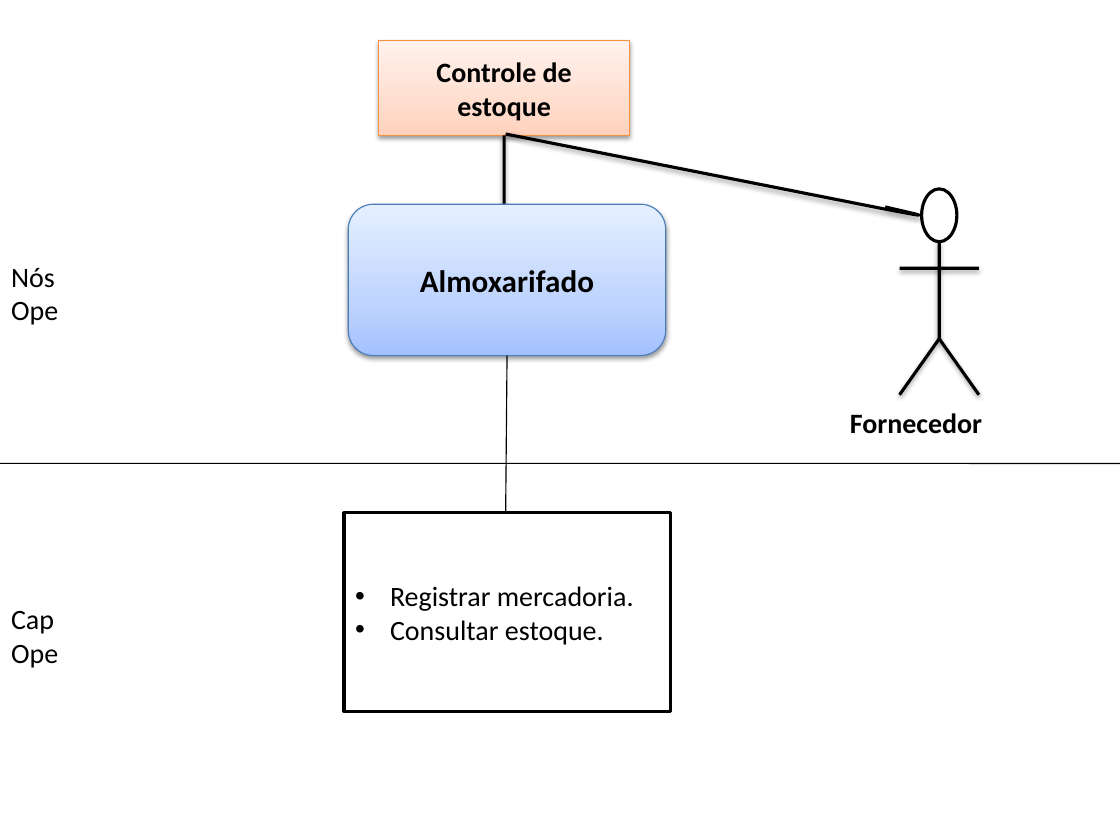
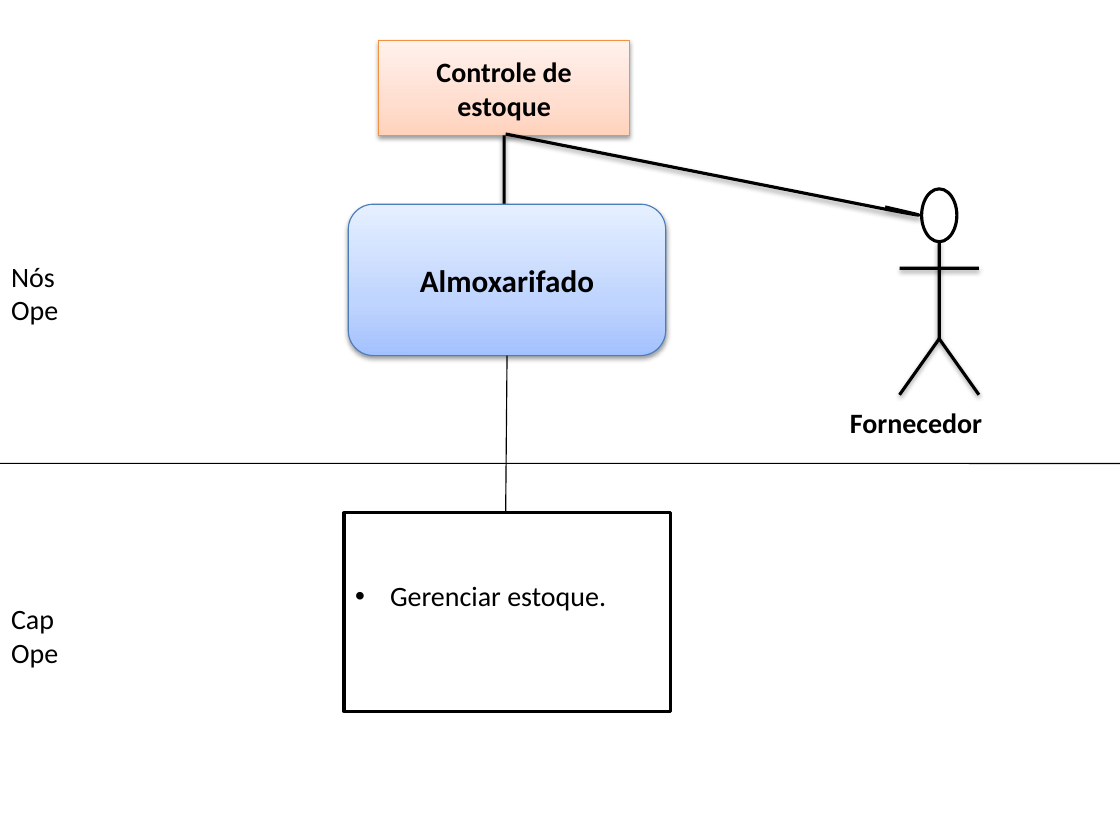
Before and after one commit to thiagobrunoalexandre/Oficina-de-Projeto-de-Empresa-1, a slide deck: slide 3 of Artefatos/15. Arquitetura de Negócio para cada Cenário.pptx. Drawn at 1120x840 pixels with LibreOffice and Linux fonts; fonts in the diff are those of the drawing. Boxes give left, top, right and bottom in pixels: in the first picture for what was removed or moved away, otherwise in the second. Text is boxed around its words. In the diff, an @@ line names an element or a change of style, - is before the commit and + after.

```diff
--- a/Artefatos/15. Arquitetura de Negócio para cada Cenário.pptx
+++ b/Artefatos/15. Arquitetura de Negócio para cada Cenário.pptx
@@ text in rectangle at [390,586,606,611]: text changed @@
-• Registrar mercadoria.
-• Consultar estoque.
+• Gerenciar estoque.
```
Also in this commit, not shown: 1 other slide changed.
